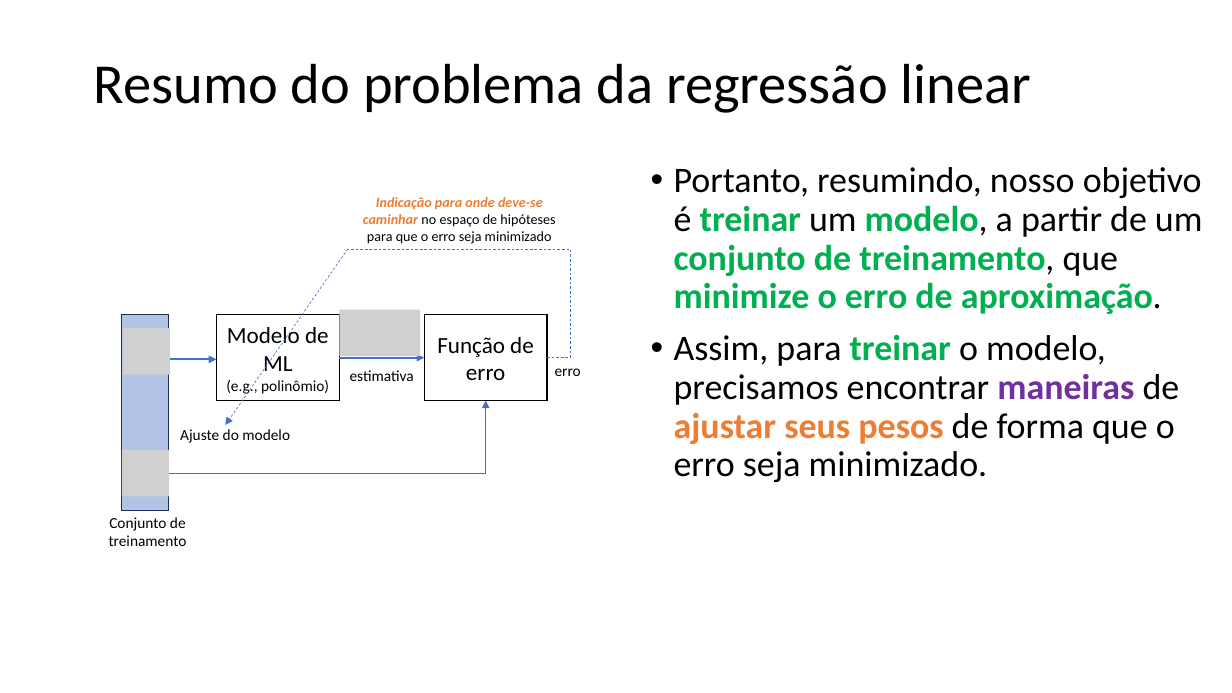
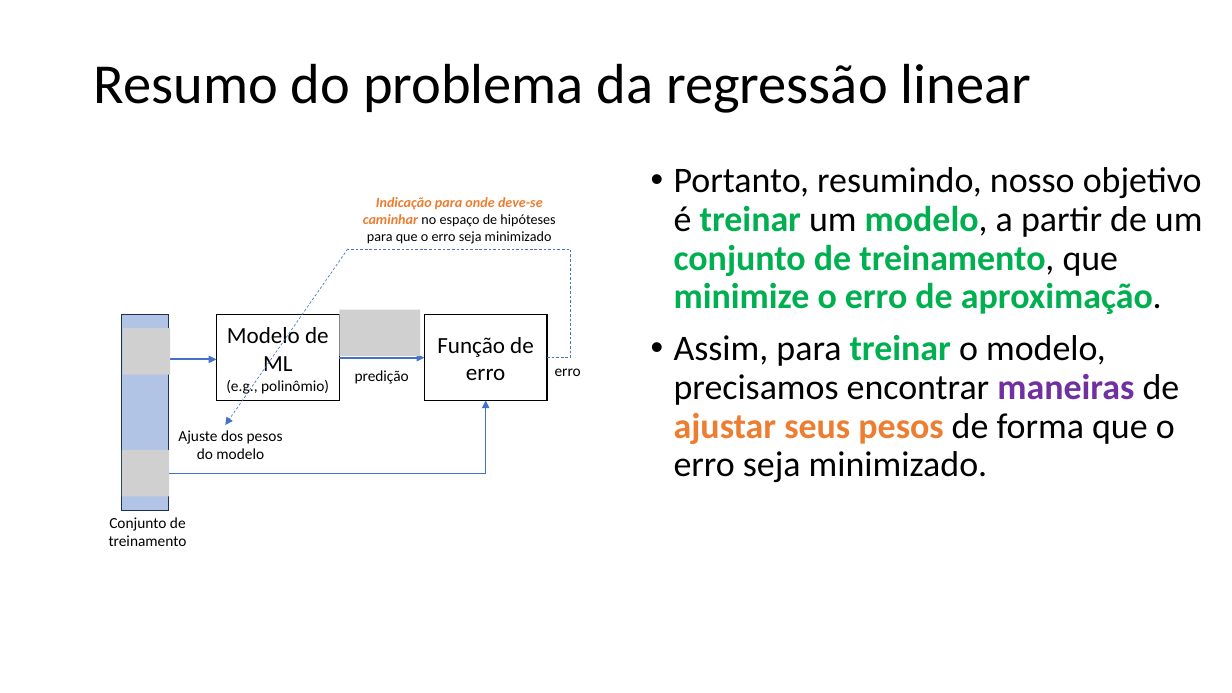
Before and after one commit to zz4fap/c24_inteligencia_artificial, a slide deck: slide 17 of slides/C24_Regressão.pptx. Drawn at 1232x693 pixels with LibreOffice and Linux fonts; fonts in the diff are those of the drawing; grey boxes stand for pictures. Boxes give left, top, right and bottom in pixels: in the first picture for what was removed or moved away, otherwise in the second. Text is boxed around its words. In the diff, an @@ line names an element or a change of style, - is before the commit and + after.

Commit message:
update of slides

```diff
--- a/slides/C24_Regressão.pptx
+++ b/slides/C24_Regressão.pptx
@@ text at (x1=355, y1=370, x2=409, y2=384): text changed @@
-estimativa
+predição
@@ text at (x1=178, y1=430, x2=283, y2=459): text changed @@
-Ajuste do modelo
+Ajuste dos pesos do modelo
```
Also in this commit, not shown: 1 other slide changed, 5 slides added.
